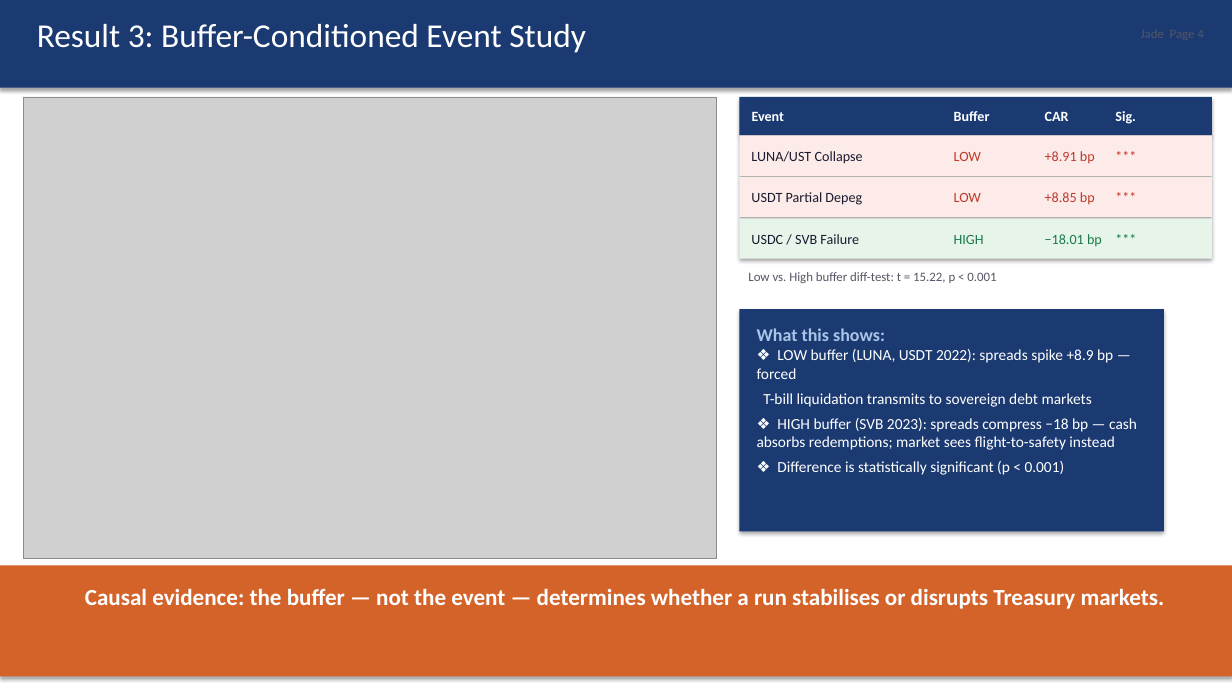
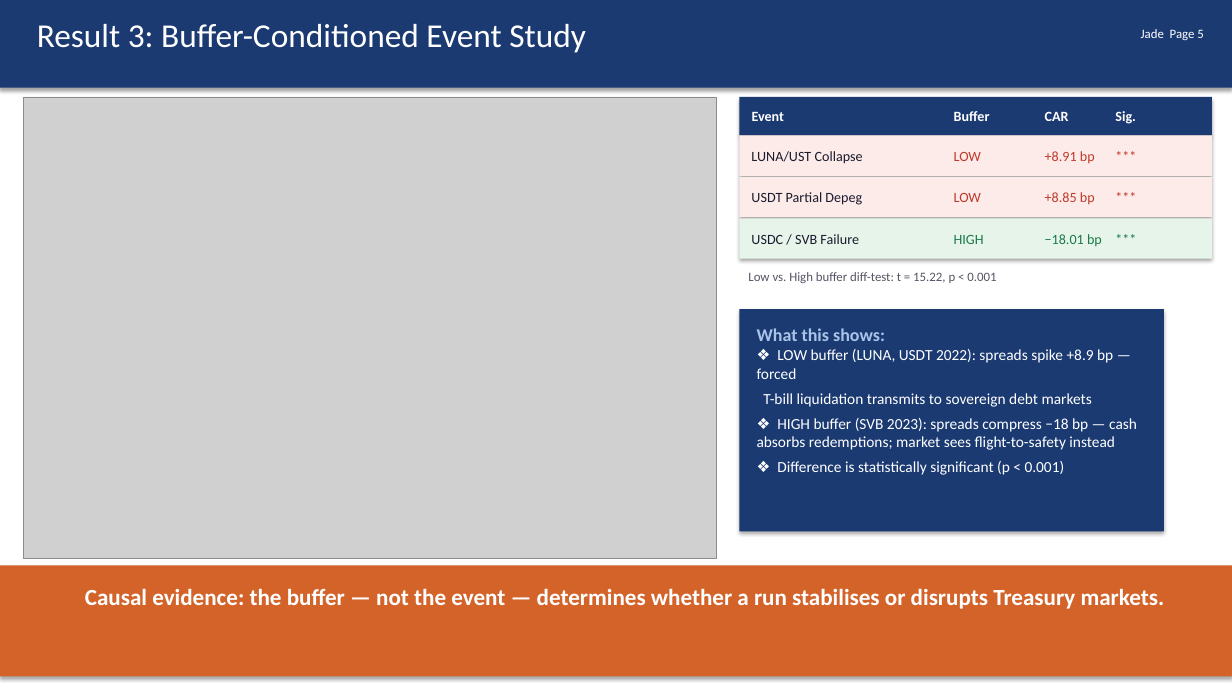
Before and after one commit to kimmireu0921/Stablecoins-and-the-Exorbitant-Privilege, a slide deck: slide 5 of presentations/0519_Stablecoin_Exorbitant_Privilege.pptx. Drawn at 1232x693 pixels with LibreOffice and Linux fonts; fonts in the diff are those of the drawing; grey boxes stand for pictures. Boxes give left, top, right and bottom in pixels: in the first picture for what was removed or moved away, otherwise in the second. Text is boxed around its words. In the diff, an @@ line names an element or a change of style, - is before the commit and + after.

```diff
--- a/presentations/0519_Stablecoin_Exorbitant_Privilege.pptx
+++ b/presentations/0519_Stablecoin_Exorbitant_Privilege.pptx
@@ text added at (x1=1141, y1=29, x2=1203, y2=40), 10 pt, text #FFFFFF @@
+Jade Page 5
```
Also in this commit, not shown: 8 other slides changed.
